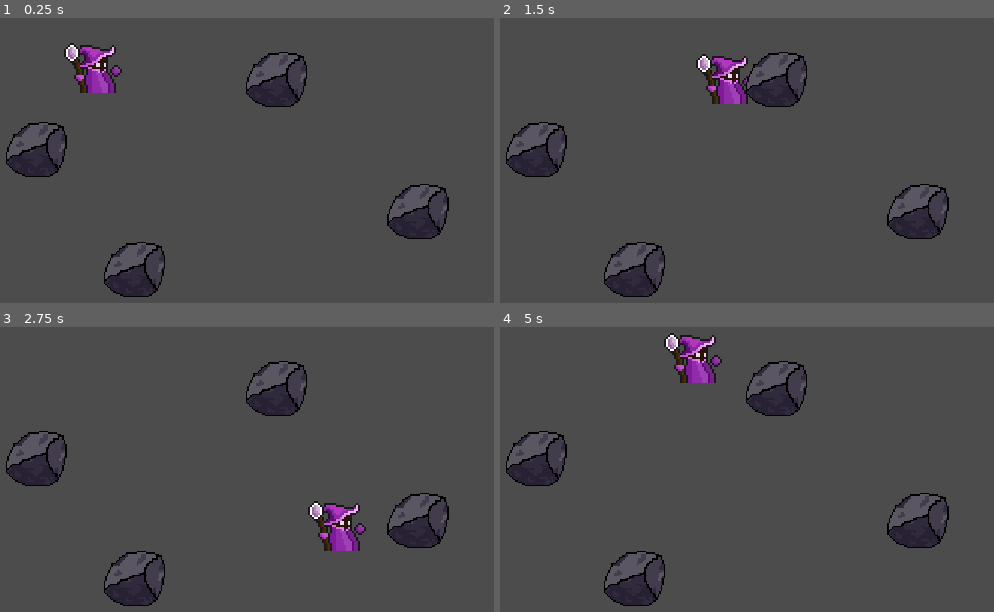
Above: before the commit, frames 1-4 (two rows, left to right).
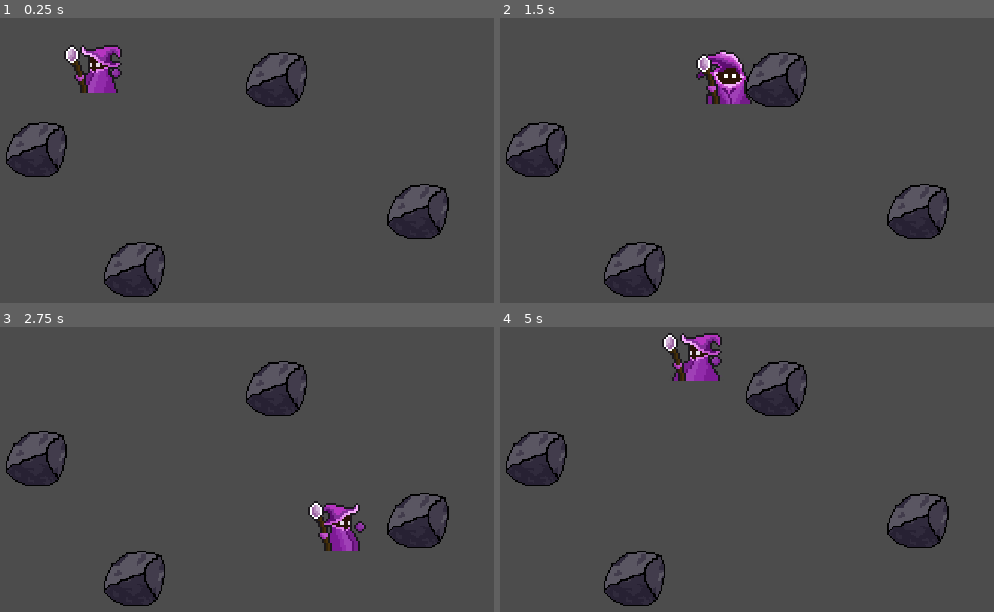
Above: after the commit, the same moments.

Repository: Argha-Ghosh/growth
Game: Godot game, scene res://Scenes/Level-1_Main Scene.tscn
Two runs of this game, one before a commit and one after it. Both use one fixed random seed, a clock stepped at 60 frames per second and the inputs below.
Inputs:
- Up to frame 1 (0.25 s): no input
- Up to frame 2 (1.5 s): tap Enter at 0.5 s; hold D (Move_right) 0.53-1.28 s; hold S (Move_down) from 1.28 s (still down)
- Up to frame 3 (2.75 s): release S (Move_down) at 2.03 s; hold D (Move_right) from 2.03 s (still down)
- Up to frame 4 (5 s): release D (Move_right) at 2.78 s; hold W (Move_up) 2.78-3.53 s; hold A (Move_left) from 3.53 s (still down)

The runs differ from the first frame. In frame 1, 0.9% of the frame differs, in the area x 12-25%, y 8-27%; in frame 2, 0.9%; in frame 3, less than 0.1%; in frame 4, 1.1%, in the area x 32-45%, y 2-20%.

Commit message:
Added full player movement with animations

Diff:
--- a/Assets/Player/Player.gd
+++ b/Assets/Player/Player.gd
@@ -7,6 +7,10 @@
 const ACCELARATION = 400
 const MAX_SPEED = 100
 const FRICTION = 800
+
+onready var animation = $AnimationPlayer
+onready var animation_tree = $AnimationTree
+onready var animation_state = animation_tree.get("parameters/playback")
 
 func _physics_process(delta):
 
@@ -22,8 +26,14 @@
 
 	# checking if the key is pressed or not and setting the velocity
 	if input_vector != Vector2.ZERO :
+		animation_tree.set("parameters/idle/blend_position", input_vector)
+		animation_tree.set("parameters/run/blend_position", input_vector)
+		animation_state.travel("run")
+
 		velocity = velocity.move_toward(input_vector * MAX_SPEED , ACCELARATION * delta)
 	else:
+		animation_state.travel("idle")
+
 		# move the velocity toward zero with fixed rate
 		velocity = velocity.move_toward(Vector2.ZERO , FRICTION * delta)
 
--- a/Assets/Player/Player.tscn
+++ b/Assets/Player/Player.tscn
@@ -1,11 +1,219 @@
-[gd_scene load_steps=4 format=2]
+[gd_scene load_steps=27 format=2]
 
 [ext_resource path="res://Assets/Player/Player.gd" type="Script" id=1]
-[ext_resource path="res://Assets/Player/Player_test.png" type="Texture" id=2]
+[ext_resource path="res://Assets/Player/player_full_spritesheet.png" type="Texture" id=2]
 
 [sub_resource type="CapsuleShape2D" id=1]
 radius = 3.0
 height = 10.0
+
+[sub_resource type="Animation" id=2]
+length = 0.001
+tracks/0/type = "value"
+tracks/0/path = NodePath("Sprite:frame")
+tracks/0/interp = 1
+tracks/0/loop_wrap = true
+tracks/0/imported = false
+tracks/0/enabled = true
+tracks/0/keys = {
+"times": PoolRealArray( 0 ),
+"transitions": PoolRealArray( 1 ),
+"update": 0,
+"values": [ 1 ]
+}
+
+[sub_resource type="Animation" id=10]
+resource_name = "idle_down"
+length = 0.1
+tracks/0/type = "value"
+tracks/0/path = NodePath("Sprite:frame")
+tracks/0/interp = 1
+tracks/0/loop_wrap = true
+tracks/0/imported = false
+tracks/0/enabled = true
+tracks/0/keys = {
+"times": PoolRealArray( 0 ),
+"transitions": PoolRealArray( 1 ),
+"update": 1,
+"values": [ 12 ]
+}
+
+[sub_resource type="Animation" id=11]
+resource_name = "idle_left"
+length = 0.1
+tracks/0/type = "value"
+tracks/0/path = NodePath("Sprite:frame")
+tracks/0/interp = 1
+tracks/0/loop_wrap = true
+tracks/0/imported = false
+tracks/0/enabled = true
+tracks/0/keys = {
+"times": PoolRealArray( 0 ),
+"transitions": PoolRealArray( 1 ),
+"update": 1,
+"values": [ 6 ]
+}
+
+[sub_resource type="Animation" id=3]
+resource_name = "idle_right"
+length = 0.1
+loop = true
+tracks/0/type = "value"
+tracks/0/path = NodePath("Sprite:frame")
+tracks/0/interp = 1
+tracks/0/loop_wrap = true
+tracks/0/imported = false
+tracks/0/enabled = true
+tracks/0/keys = {
+"times": PoolRealArray( 0 ),
+"transitions": PoolRealArray( 1 ),
+"update": 1,
+"values": [ 0 ]
+}
+
+[sub_resource type="Animation" id=12]
+resource_name = "idle_up"
+length = 0.1
+tracks/0/type = "value"
+tracks/0/path = NodePath("Sprite:frame")
+tracks/0/interp = 1
+tracks/0/loop_wrap = true
+tracks/0/imported = false
+tracks/0/enabled = true
+tracks/0/keys = {
+"times": PoolRealArray( 0 ),
+"transitions": PoolRealArray( 1 ),
+"update": 1,
+"values": [ 16 ]
+}
+
+[sub_resource type="Animation" id=4]
+resource_name = "run_down"
+length = 0.4
+loop = true
+tracks/0/type = "value"
+tracks/0/path = NodePath("Sprite:frame")
+tracks/0/interp = 1
+tracks/0/loop_wrap = true
+tracks/0/imported = false
+tracks/0/enabled = true
+tracks/0/keys = {
+"times": PoolRealArray( 0, 0.1, 0.2, 0.3 ),
+"transitions": PoolRealArray( 1, 1, 1, 1 ),
+"update": 1,
+"values": [ 12, 13, 14, 15 ]
+}
+
+[sub_resource type="Animation" id=5]
+resource_name = "run_left"
+length = 0.6
+loop = true
+tracks/0/type = "value"
+tracks/0/path = NodePath("Sprite:frame")
+tracks/0/interp = 1
+tracks/0/loop_wrap = true
+tracks/0/imported = false
+tracks/0/enabled = true
+tracks/0/keys = {
+"times": PoolRealArray( 0, 0.1, 0.2, 0.3, 0.4, 0.5 ),
+"transitions": PoolRealArray( 1, 1, 1, 1, 1, 1 ),
+"update": 1,
+"values": [ 6, 7, 8, 9, 10, 6 ]
+}
+
+[sub_resource type="Animation" id=6]
+resource_name = "run_right"
+length = 0.6
+loop = true
+tracks/0/type = "value"
+tracks/0/path = NodePath("Sprite:frame")
+tracks/0/interp = 1
+tracks/0/loop_wrap = true
+tracks/0/imported = false
+tracks/0/enabled = true
+tracks/0/keys = {
+"times": PoolRealArray( 0, 0.1, 0.2, 0.3, 0.4, 0.5 ),
+"transitions": PoolRealArray( 1, 1, 1, 1, 1, 1 ),
+"update": 1,
+"values": [ 1, 2, 3, 4, 5, 1 ]
+}
+
+[sub_resource type="Animation" id=7]
+resource_name = "run_up"
+length = 0.4
+loop = true
+tracks/0/type = "value"
+tracks/0/path = NodePath("Sprite:frame")
+tracks/0/interp = 1
+tracks/0/loop_wrap = true
+tracks/0/imported = false
+tracks/0/enabled = true
+tracks/0/keys = {
+"times": PoolRealArray( 0, 0.1, 0.2, 0.3 ),
+"transitions": PoolRealArray( 1, 1, 1, 1 ),
+"update": 1,
+"values": [ 16, 17, 18, 19 ]
+}
+
+[sub_resource type="AnimationNodeAnimation" id=13]
+animation = "idle_left"
+
+[sub_resource type="AnimationNodeAnimation" id=14]
+animation = "idle_down"
+
+[sub_resource type="AnimationNodeAnimation" id=15]
+animation = "idle_right"
+
+[sub_resource type="AnimationNodeAnimation" id=16]
+animation = "idle_up"
+
+[sub_resource type="AnimationNodeBlendSpace2D" id=17]
+blend_point_0/node = SubResource( 13 )
+blend_point_0/pos = Vector2( -1, 0 )
+blend_point_1/node = SubResource( 14 )
+blend_point_1/pos = Vector2( 0, 1 )
+blend_point_2/node = SubResource( 15 )
+blend_point_2/pos = Vector2( 1, 0 )
+blend_point_3/node = SubResource( 16 )
+blend_point_3/pos = Vector2( 0, -1 )
+blend_mode = 1
+
+[sub_resource type="AnimationNodeAnimation" id=18]
+animation = "run_left"
+
+[sub_resource type="AnimationNodeAnimation" id=19]
+animation = "run_down"
+
+[sub_resource type="AnimationNodeAnimation" id=20]
+animation = "run_right"
+
+[sub_resource type="AnimationNodeAnimation" id=21]
+animation = "run_up"
+
+[sub_resource type="AnimationNodeBlendSpace2D" id=22]
+blend_point_0/node = SubResource( 18 )
+blend_point_0/pos = Vector2( -1, 0 )
+blend_point_1/node = SubResource( 19 )
+blend_point_1/pos = Vector2( 0, 1 )
+blend_point_2/node = SubResource( 20 )
+blend_point_2/pos = Vector2( 1, 0 )
+blend_point_3/node = SubResource( 21 )
+blend_point_3/pos = Vector2( 0, -1 )
+blend_mode = 1
+
+[sub_resource type="AnimationNodeStateMachineTransition" id=23]
+
+[sub_resource type="AnimationNodeStateMachineTransition" id=24]
+
+[sub_resource type="AnimationNodeStateMachine" id=8]
+states/idle/node = SubResource( 17 )
+states/idle/position = Vector2( 339, 118.086 )
+states/run/node = SubResource( 22 )
+states/run/position = Vector2( 529.667, 118.105 )
+transitions = [ "idle", "run", SubResource( 23 ), "run", "idle", SubResource( 24 ) ]
+start_node = "idle"
+
+[sub_resource type="AnimationNodeStateMachinePlayback" id=9]
 
 [node name="Player" type="KinematicBody2D"]
 script = ExtResource( 1 )
@@ -14,9 +222,30 @@
 }
 
 [node name="Sprite" type="Sprite" parent="."]
-position = Vector2( -2, -10 )
+position = Vector2( -2, -11 )
 texture = ExtResource( 2 )
+hframes = 20
+frame = 1
 
 [node name="CollisionShape2D" type="CollisionShape2D" parent="."]
 rotation = -1.5708
 shape = SubResource( 1 )
+
+[node name="AnimationPlayer" type="AnimationPlayer" parent="."]
+anims/RESET = SubResource( 2 )
+anims/idle_down = SubResource( 10 )
+anims/idle_left = SubResource( 11 )
+anims/idle_right = SubResource( 3 )
+anims/idle_up = SubResource( 12 )
+anims/run_down = SubResource( 4 )
+anims/run_left = SubResource( 5 )
+anims/run_right = SubResource( 6 )
+anims/run_up = SubResource( 7 )
+
+[node name="AnimationTree" type="AnimationTree" parent="."]
+tree_root = SubResource( 8 )
+anim_player = NodePath("../AnimationPlayer")
+active = true
+parameters/playback = SubResource( 9 )
+parameters/idle/blend_position = Vector2( -0.389986, -0.066474 )
+parameters/run/blend_position = Vector2( 0, 0 )
Not shown, added: Assets/Player/player_back.png.import
Not shown, added: Assets/Player/player_front.png.import
Not shown, added: Assets/Player/player_full_spritesheet.png.import
Not shown, added: Assets/Player/player_left.png.import
Not shown, added: Assets/Player/player_right.png.import
Not shown, changed: Assets/Raw/fireball_right.xcf
